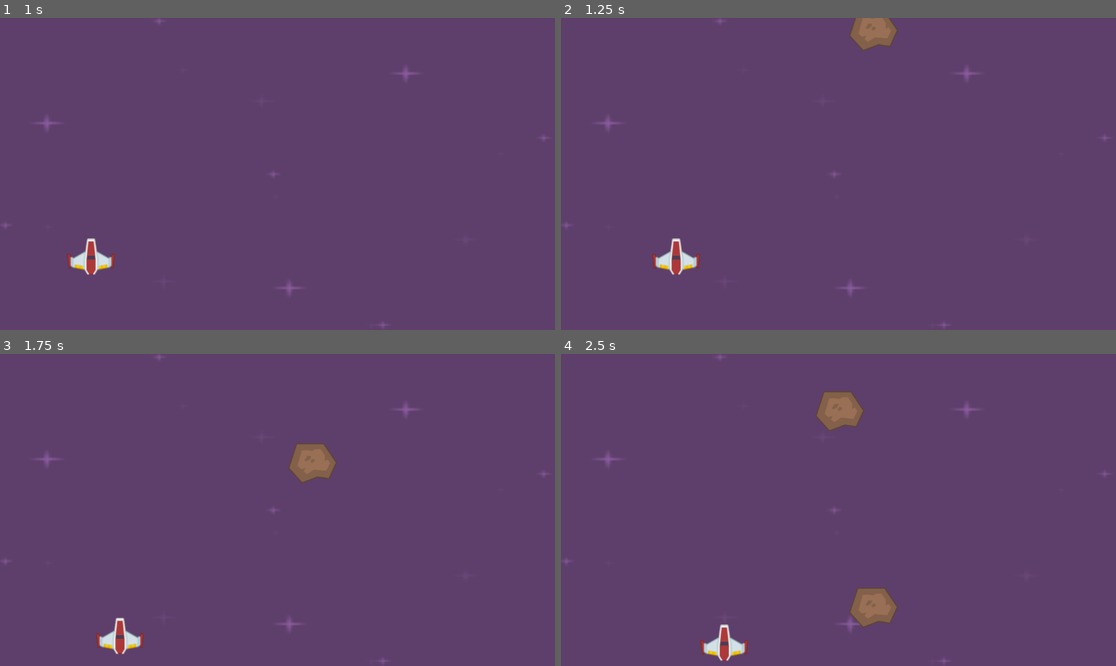
Above: before the commit, frames 1-4 (two rows, left to right).
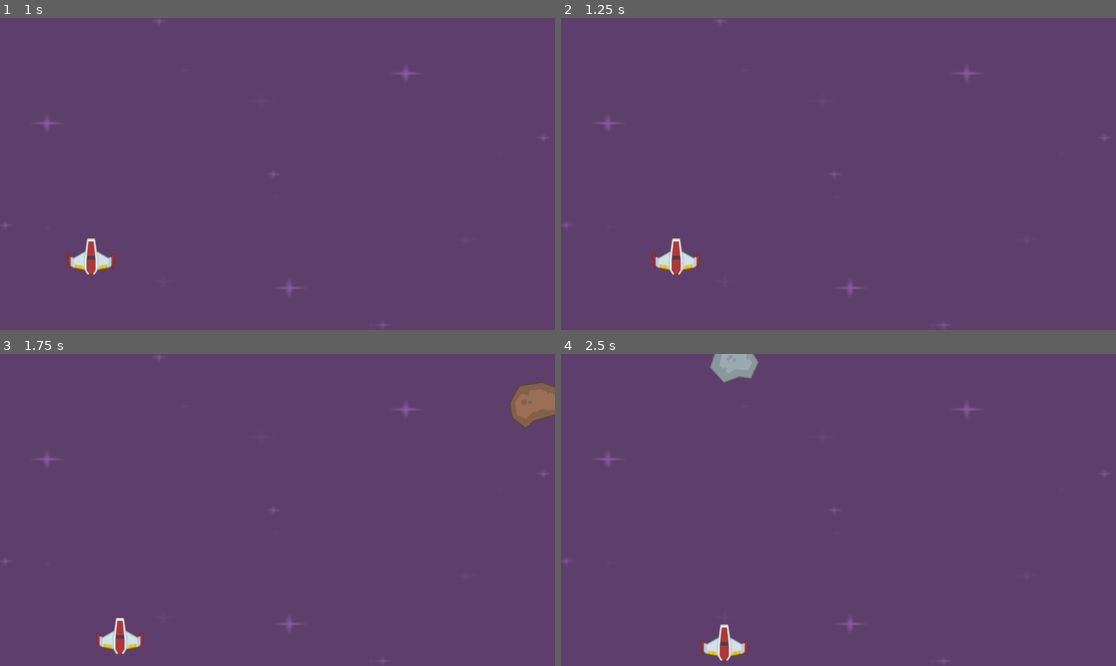
Above: after the commit, the same moments.

Repository: knguyennt/space-shooter
Game: Godot game, scene res://scenes/level.tscn
Same seed, same stepped clock (60 frames per second), same inputs: the game is played once before the commit and once after it.
Inputs:
- Up to frame 1 (1 s): tap Enter at 0.5 s; hold Right (right yeah) from 0.53 s (still down)
- Up to frame 2 (1.25 s): keep holding Right (right yeah)
- Up to frame 3 (1.75 s): release Right (right yeah) at 1.28 s; hold Down (ui_down) from 1.28 s (still down)
- Up to frame 4 (2.5 s): release Down (ui_down) at 2.03 s; hold Right (right yeah) from 2.03 s (still down)

Frame 1 is identical in both runs. In frame 2, 0.7% of the frame differs, in the area x 51-61%, y 0-11%; in frame 3, 1.7%; in frame 4, 2.3%, in the area x 26-61%, y 0-88%.

Commit message:
feat: add randomness and collision

Diff:
--- a/scenes/level.gd
+++ b/scenes/level.gd
@@ -15,6 +15,7 @@
 	print("meteor") # Replace with function body.
 
 var meteor_scence: PackedScene = load("res://scenes/meteor.tscn")
+
 func _on_meteor_timer_timeout() -> void:
 	var meteor = meteor_scence.instantiate()
 	$Meteors.add_child(meteor)
--- a/scenes/meteor.gd
+++ b/scenes/meteor.gd
@@ -1,9 +1,13 @@
 extends Area2D
 
-
+const meteorTextures := ["res://PNG/Meteors/meteorBrown_big1.png", "res://PNG/Meteors/meteorBrown_big2.png", "res://PNG/Meteors/meteorGrey_big1.png", "res://PNG/Meteors/meteorGrey_big2.png"]
+var direction = 0
 # Called when the node enters the scene tree for the first time.
 func _ready() -> void:
 	var rng := RandomNumberGenerator.new()
+	var sprite = $Sprite2D
+	sprite.texture = load(meteorTextures.pick_random())
+	direction = rng.randi_range(-1, 1)
 
 	# start position
 	var width = get_viewport().get_visible_rect().size[0]
@@ -14,8 +18,10 @@
 
 # Called every frame. 'delta' is the elapsed time since the previous frame.
 func _process(delta: float) -> void:
-	position += Vector2(0, 1.0) * 400 * delta
+	var rng := RandomNumberGenerator.new()
+	var speed := rng.randi_range(100,500)
+	position += Vector2(direction, 1.0) * speed * delta
 
 
 func _on_body_entered(body: Node2D) -> void:
-	print(body)
+	print("collide")
--- a/scenes/meteor.tscn
+++ b/scenes/meteor.tscn
@@ -7,6 +7,7 @@
 radius = 53.4135
 
 [node name="Area2D" type="Area2D"]
+collision_mask = 2
 script = ExtResource("1_pxso2")
 
 [node name="Sprite2D" type="Sprite2D" parent="."]
--- a/scenes/player.tscn
+++ b/scenes/player.tscn
@@ -4,6 +4,7 @@
 [ext_resource type="Script" uid="uid://d4kmlr0na6sgm" path="res://scenes/player.gd" id="1_g2els"]
 
 [node name="Player" type="CharacterBody2D"]
+collision_layer = 2
 script = ExtResource("1_g2els")
 speed = 200
 
